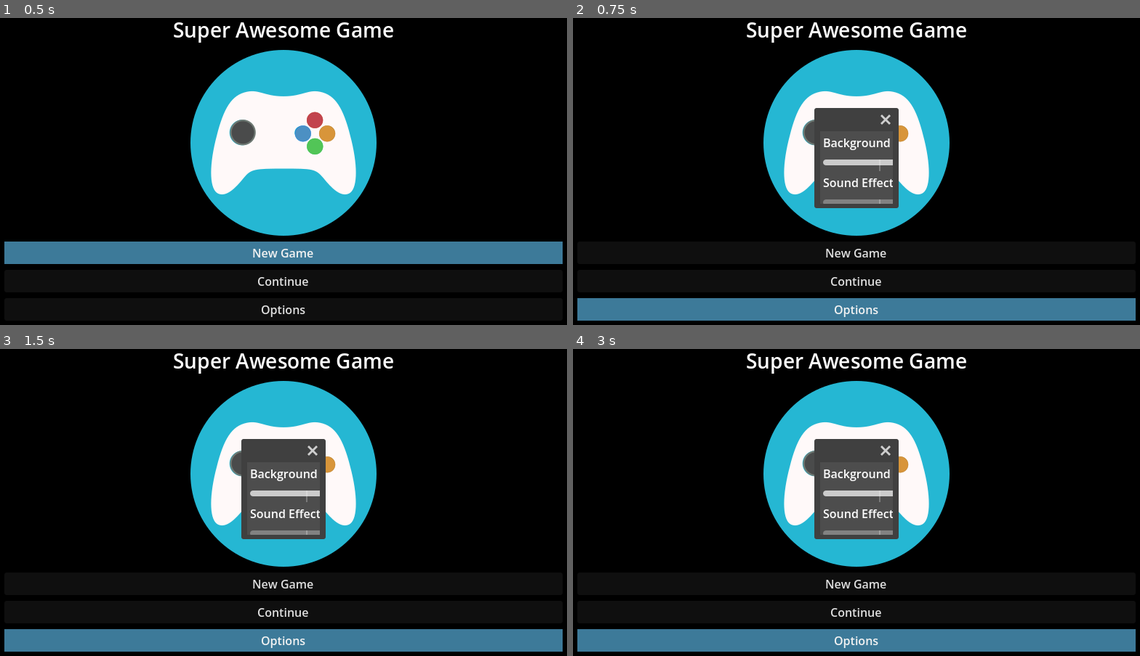
Above: before the commit, frames 1-4 (two rows, left to right).
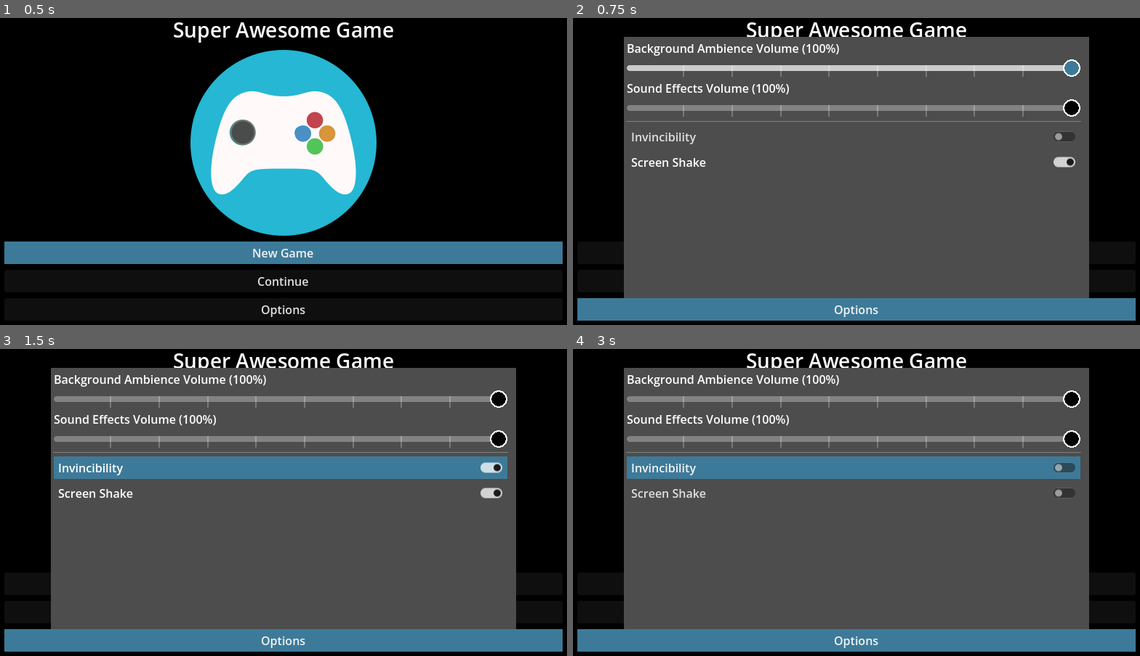
Above: after the commit, the same moments.

Repository: nightblade9/turbo
Game: Godot game, scene res://contexts/pregame/scenes/GameLoaderScene.tscn
The game is run twice, just before and just after one commit, with the same random seed, the same clock (stepped at 60 frames per second) and the same inputs.
Inputs:
- Up to frame 1 (0.5 s): no input
- Up to frame 2 (0.75 s): click "Options" at 0.5 s
- Up to frame 3 (1.5 s): click "Invincibility" at 1.25 s
- Up to frame 4 (3 s): click "Screen Shake" at 2 s; click "Invincibility" at 2.75 s

Frame 1 is identical in both runs. In frame 2, 66% of the frame differs, in the area x 8-92%, y 6-92%; in frame 3, 67%; in frame 4, 67%.

Commit message:
Fix pop-up signal error
Change window to pop-up
Rename window things to popup things
Fix size issue with options dialog being too small

Diff:
--- a/source/contexts/options/OptionsDialog.gd
+++ b/source/contexts/options/OptionsDialog.gd
@@ -6,16 +6,16 @@
 const AMBIENCE_BUS_NAME = "BGSE"
 const SFX_BUS_NAME = "SFX"
 
-@onready var _window_dialog = $Window
+@onready var _popup_dialog = $PopUp
 
-@onready var _bgse_volume = $Window/MarginContainer/VBoxContainer/BgseVolume
-@onready var _sfx_volume = $Window/MarginContainer/VBoxContainer/SfxVolume
+@onready var _bgse_volume = $PopUp/MarginContainer/VBoxContainer/BgseVolume
+@onready var _sfx_volume = $PopUp/MarginContainer/VBoxContainer/SfxVolume
 
-@onready var _ambience_slider = $Window/MarginContainer/VBoxContainer/AmbienceVolumeSlider
-@onready var _sfx_slider = $Window/MarginContainer/VBoxContainer/SoundEffectsVolumeSlider
+@onready var _ambience_slider = $PopUp/MarginContainer/VBoxContainer/AmbienceVolumeSlider
+@onready var _sfx_slider = $PopUp/MarginContainer/VBoxContainer/SoundEffectsVolumeSlider
 
-@onready var _invincible_toggle = $Window/MarginContainer/VBoxContainer/InvincibilityCheck
-@onready var _screen_shake_toggle = $Window/MarginContainer/VBoxContainer/ScreenShakeCheck
+@onready var _invincible_toggle = $PopUp/MarginContainer/VBoxContainer/InvincibilityCheck
+@onready var _screen_shake_toggle = $PopUp/MarginContainer/VBoxContainer/ScreenShakeCheck
 
 signal close()
 
@@ -39,7 +39,7 @@
 	_screen_shake_toggle.button_pressed = _options.screen_shake
 
 func popup():
-	_window_dialog.popup_centered()
+	_popup_dialog.popup_centered()
 	_invincible_toggle.button_pressed = _options.invincible
 	_screen_shake_toggle.button_pressed = _options.screen_shake
 
@@ -64,7 +64,7 @@
 	if event is InputEventKey and event.pressed:
 		var key_event:InputEventKey = event as InputEventKey
 		if key_event.is_action_pressed("ui_cancel"):
-			_window_dialog.hide()
+			_popup_dialog.hide()
 
 func _on_AmbienceVolumeSlider_value_changed(value):
 	_options.ambience_volume = value
--- a/source/contexts/options/OptionsDialog.tscn
+++ b/source/contexts/options/OptionsDialog.tscn
@@ -1,82 +1,62 @@
-[gd_scene load_steps=2 format=2]
+[gd_scene load_steps=2 format=3 uid="uid://cvyiewdmy4fmm"]
 
-[ext_resource path="res://contexts/options/OptionsDialog.gd" type="Script" id=1]
+[ext_resource type="Script" path="res://contexts/options/OptionsDialog.gd" id="1"]
 
 [node name="Options" type="CanvasLayer"]
 process_mode = 3
-script = ExtResource( 1 )
+script = ExtResource("1")
 
-[node name="Window" type="Window" parent="."]
+[node name="PopUp" type="Popup" parent="."]
 process_mode = 3
+size = Vector2i(640, 360)
 visible = true
-offset_right = 651.0
-offset_bottom = 357.0
 exclusive = true
-window_title = "Options!"
 
-[node name="MarginContainer" type="MarginContainer" parent="Window"]
+[node name="MarginContainer" type="MarginContainer" parent="PopUp"]
 offset_right = 632.0
 offset_bottom = 352.0
+theme_override_constants/margin_left = 4
+theme_override_constants/margin_top = 4
 theme_override_constants/margin_right = 4
-theme_override_constants/margin_top = 4
-theme_override_constants/margin_left = 4
 theme_override_constants/margin_bottom = 4
 
-[node name="VBoxContainer" type="VBoxContainer" parent="Window/MarginContainer"]
-offset_left = 4.0
-offset_top = 4.0
-offset_right = 628.0
-offset_bottom = 348.0
+[node name="VBoxContainer" type="VBoxContainer" parent="PopUp/MarginContainer"]
+layout_mode = 2
 
-[node name="BgseVolume" type="Label" parent="Window/MarginContainer/VBoxContainer"]
-offset_right = 624.0
-offset_bottom = 39.0
+[node name="BgseVolume" type="Label" parent="PopUp/MarginContainer/VBoxContainer"]
+layout_mode = 2
 text = "Background Ambience Volume"
 
-[node name="AmbienceVolumeSlider" type="HSlider" parent="Window/MarginContainer/VBoxContainer" groups=["GamepadSelectable"]]
-offset_top = 43.0
-offset_right = 624.0
-offset_bottom = 59.0
+[node name="AmbienceVolumeSlider" type="HSlider" parent="PopUp/MarginContainer/VBoxContainer" groups=["GamepadSelectable"]]
+layout_mode = 2
 max_value = 1.0
 step = 0.1
 value = 1.0
 tick_count = 10
 
-[node name="SfxVolume" type="Label" parent="Window/MarginContainer/VBoxContainer"]
-offset_top = 63.0
-offset_right = 624.0
-offset_bottom = 102.0
+[node name="SfxVolume" type="Label" parent="PopUp/MarginContainer/VBoxContainer"]
+layout_mode = 2
 text = "Sound Effects Volume"
 
-[node name="SoundEffectsVolumeSlider" type="HSlider" parent="Window/MarginContainer/VBoxContainer" groups=["GamepadSelectable"]]
-offset_top = 106.0
-offset_right = 624.0
-offset_bottom = 122.0
+[node name="SoundEffectsVolumeSlider" type="HSlider" parent="PopUp/MarginContainer/VBoxContainer" groups=["GamepadSelectable"]]
+layout_mode = 2
 max_value = 1.0
 step = 0.1
 value = 1.0
 tick_count = 10
 
-[node name="HSeparator" type="HSeparator" parent="Window/MarginContainer/VBoxContainer"]
-offset_top = 126.0
-offset_right = 624.0
-offset_bottom = 130.0
+[node name="HSeparator" type="HSeparator" parent="PopUp/MarginContainer/VBoxContainer"]
+layout_mode = 2
 
-[node name="InvincibilityCheck" type="CheckButton" parent="Window/MarginContainer/VBoxContainer" groups=["GamepadSelectable"]]
-offset_top = 134.0
-offset_right = 624.0
-offset_bottom = 181.0
+[node name="InvincibilityCheck" type="CheckButton" parent="PopUp/MarginContainer/VBoxContainer" groups=["GamepadSelectable"]]
+layout_mode = 2
 text = "Invincibility"
 
-[node name="ScreenShakeCheck" type="CheckButton" parent="Window/MarginContainer/VBoxContainer" groups=["GamepadSelectable"]]
-offset_top = 185.0
-offset_right = 624.0
-offset_bottom = 232.0
-pressed = true
+[node name="ScreenShakeCheck" type="CheckButton" parent="PopUp/MarginContainer/VBoxContainer" groups=["GamepadSelectable"]]
+layout_mode = 2
 text = "Screen Shake"
 
-[connection signal="popup_hide" from="Window" to="." method="_on_WindowDialog_popup_hide"]
-[connection signal="value_changed" from="Window/MarginContainer/VBoxContainer/AmbienceVolumeSlider" to="." method="_on_AmbienceVolumeSlider_value_changed"]
-[connection signal="value_changed" from="Window/MarginContainer/VBoxContainer/SoundEffectsVolumeSlider" to="." method="_on_SoundEffectsVolumeSlider_value_changed"]
-[connection signal="toggled" from="Window/MarginContainer/VBoxContainer/InvincibilityCheck" to="." method="_on_InvincibilityCheck_toggled"]
-[connection signal="toggled" from="Window/MarginContainer/VBoxContainer/ScreenShakeCheck" to="." method="_on_ScreenShakeCheck_toggled"]
+[connection signal="value_changed" from="PopUp/MarginContainer/VBoxContainer/AmbienceVolumeSlider" to="." method="_on_AmbienceVolumeSlider_value_changed"]
+[connection signal="value_changed" from="PopUp/MarginContainer/VBoxContainer/SoundEffectsVolumeSlider" to="." method="_on_SoundEffectsVolumeSlider_value_changed"]
+[connection signal="toggled" from="PopUp/MarginContainer/VBoxContainer/InvincibilityCheck" to="." method="_on_InvincibilityCheck_toggled"]
+[connection signal="toggled" from="PopUp/MarginContainer/VBoxContainer/ScreenShakeCheck" to="." method="_on_ScreenShakeCheck_toggled"]
